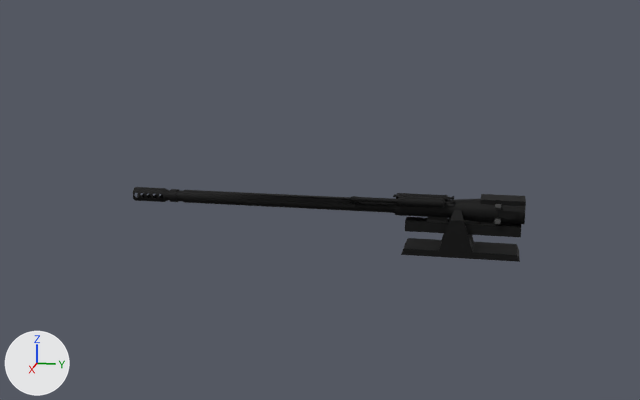
One commit to the FBX model Assets/Senjata/meriam gede.fbx: the scene before it, then after it.
Before and after are seen from a 50 mm camera at (10.06, 3.88, 2.55) aimed at (-0.03, 1.86, 0.03). Every picture has the same lights, and +X, +Y and +Z are marked at lower left. The older version comes first. Both versions are drawn at frame 2 of the action 'Scene'; the numbers are the values there.
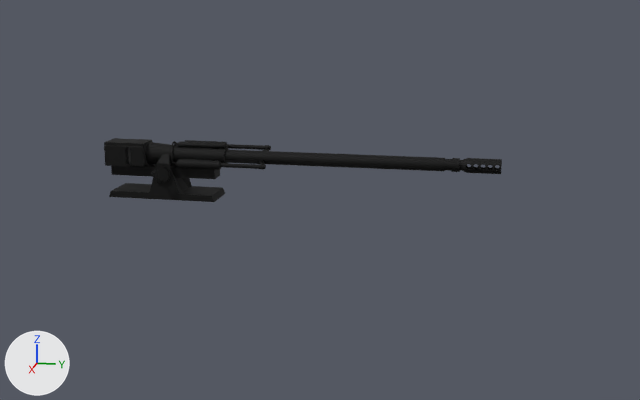
Pixel boxes [x1, y1, x2, y2] of what changed, in the pictures (640 x 400 px):
'Cylinder.008', moved: before [393, 193, 526, 237]; after [104, 138, 229, 184]
'Circle.001', moved: before [133, 187, 398, 213]; after [220, 144, 502, 174]
'Cube.002', deleted (black): before [401, 210, 520, 262]
'base pitch', added (black): after [109, 154, 225, 202]
'Cube', moved: before [495, 204, 501, 224]; after [128, 147, 131, 163]

Diff of the bpy script that builds the scene:
```diff
--- a/Assets/Senjata/meriam gede.fbx.py
+++ b/Assets/Senjata/meriam gede.fbx.py
@@ me_cube_006_1 @@
+me_cube_006_1.from_pydata(...)  # 68 vertices, 66 faces; spans x -0.222..0.222, y -0.625..0.719, z 0.0..0.552
+me_cube_006_1.materials.append(mat_material_001)  # black #000000
@@ ob_circle_001 @@
 ob_circle_001 = bpy.data.objects.new('Circle.001', me_circle_005)
-ob_circle_001.location = (0.0, 0.00306, 0.0)
+ob_circle_001.parent = ob_cylinder_008
+ob_circle_001.location = (0.0, -3.502, 0.207)
@@ ob_cube @@
 ob_cube = bpy.data.objects.new('Cube', me_cube_004)
-ob_cube.location = (0.0854, 3.943, 0.00422)
+ob_cube.parent = ob_cylinder_008
+ob_cube.location = (0.0854, 0.438, 0.211)
@@ ob_cube_002 @@
-ob_cube_002 = bpy.data.objects.new('Cube.002', me_cube_006)
-ob_cube_002.location = (0.0, 3.492, -0.297)
@@ ob_cylinder_008 @@
 ob_cylinder_008 = bpy.data.objects.new('Cylinder.008', me_cylinder_011)
-ob_cylinder_008.location = (0.0, 3.505, -0.207)
+ob_cylinder_008.parent = ob_base_pitch
+ob_cylinder_008.location = (0.0, 0.0128, 0.312)
@@ ob_base_pitch @@
+ob_base_pitch = bpy.data.objects.new('base pitch', me_cube_006_1)
+ob_base_pitch.parent = ob_base
+ob_base_pitch.location = (0.0, 0.0, 0.0)
@@ ob_base @@
+ob_base = bpy.data.objects.new('base', None)
+ob_base.location = (0.0, 0.0, 0.0)
+ob_base.rotation_euler = (0.0, 0.0, 3.142)  # degrees (0, 0, 180)
```
